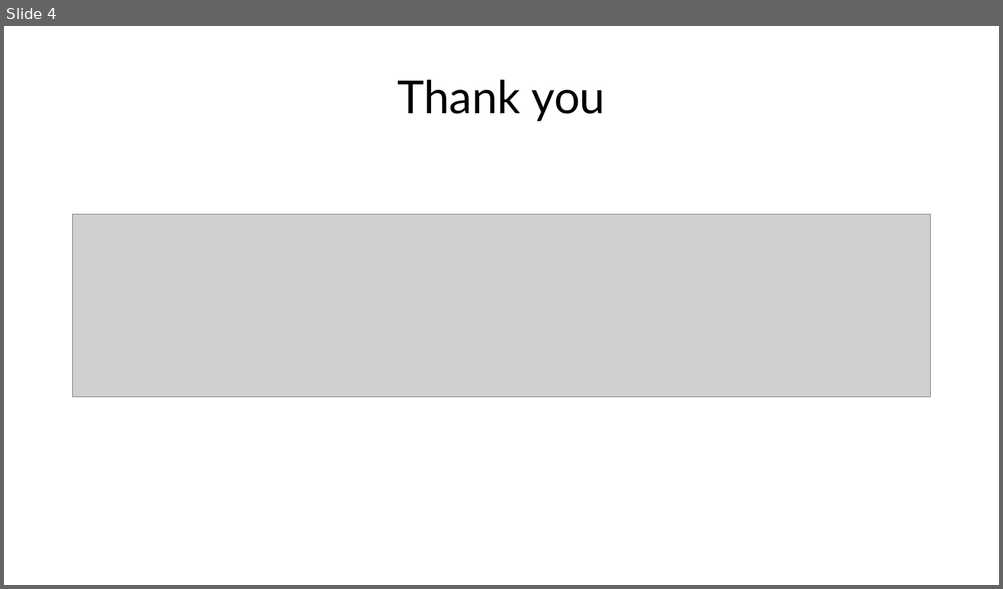
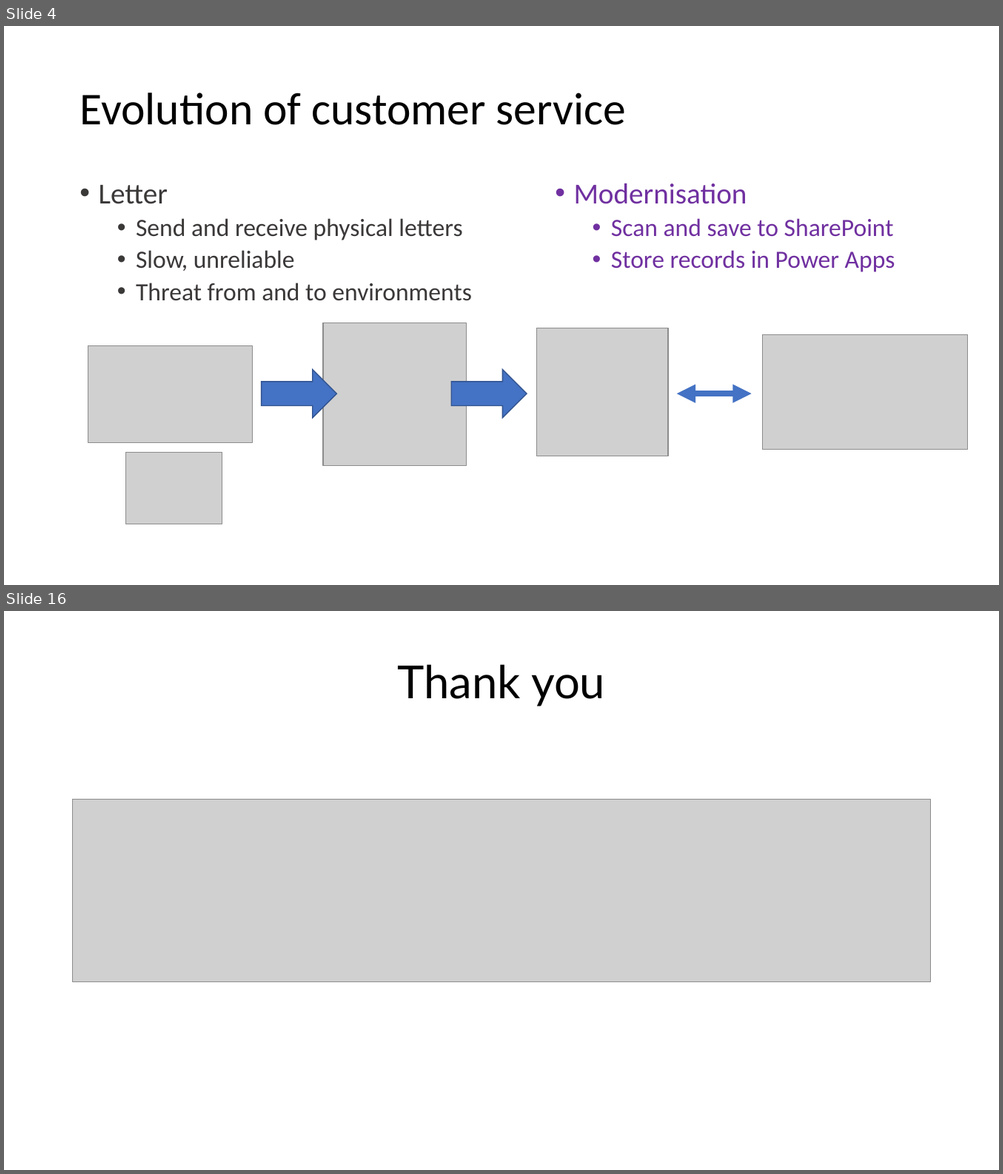
Before and after one commit to ramimounla/GlobalPowerPlatformBootcamp, a slide deck: Slides/Aung Khaing - Serve your customers using power virtual agents - 300 GPPB Wellington.pptx. Shown one above the other, each under a label of ours: slide 4 before the commit, slides 4 and 16 after it; the slides between them are not shown. The pictures are 1003x589 and 1003x1174 pixels, drawn with LibreOffice and Linux fonts; fonts in the diff are those of the drawing; grey boxes stand for pictures; background and template pictures are left out. Boxes give left, top, right and bottom in pixels: in the first picture for what was removed or moved away, otherwise in the second. Text is boxed around its words. In the diff, an @@ line names an element or a change of style, - is before the commit and + after.

```diff
--- a/Slides/Aung Khaing - Serve your customers using power virtual agents - 300 GPPB Wellington.pptx
+++ b/Slides/Aung Khaing - Serve your customers using power virtual agents - 300 GPPB Wellington.pptx
@@ slide 4 added at bbox=[4, 26, 999, 585], background picture (left out) @@
@@ title added at bbox=[79, 93, 626, 125], 44 pt, text #000000 @@
+Evolution of customer service
@@ text added at bbox=[99, 185, 471, 301], 24 pt, text #3B3838 @@
+• Letter
+  • Send and receive physical letters
+  • Slow, unreliable
+  • Threat from and to environments
@@ text added at bbox=[574, 183, 895, 272], 24 pt, text #7030A0 @@
+• Modernisation
+  • Scan and save to SharePoint
+  • Store records in Power Apps
@@ picture added at bbox=[324, 323, 466, 466] @@
@@ picture added at bbox=[537, 328, 668, 457] @@
@@ picture added at bbox=[762, 335, 967, 450] @@
@@ picture added at bbox=[88, 346, 253, 443] @@
@@ right arrow added at bbox=[262, 370, 337, 418], fill #4472C4, outline #325491 1 pt @@
@@ right arrow added at bbox=[451, 370, 526, 418], fill #4472C4, outline #325491 1 pt @@
@@ double arrow added from (677, 394) to (751, 394), #4472C4 6 pt @@
@@ picture added at bbox=[125, 453, 222, 525] @@
@@ what was slide 4 is now slide 16 @@
```
Also in this commit, not shown: 1 slide changed, 13 other slides added, 2 slides removed.
